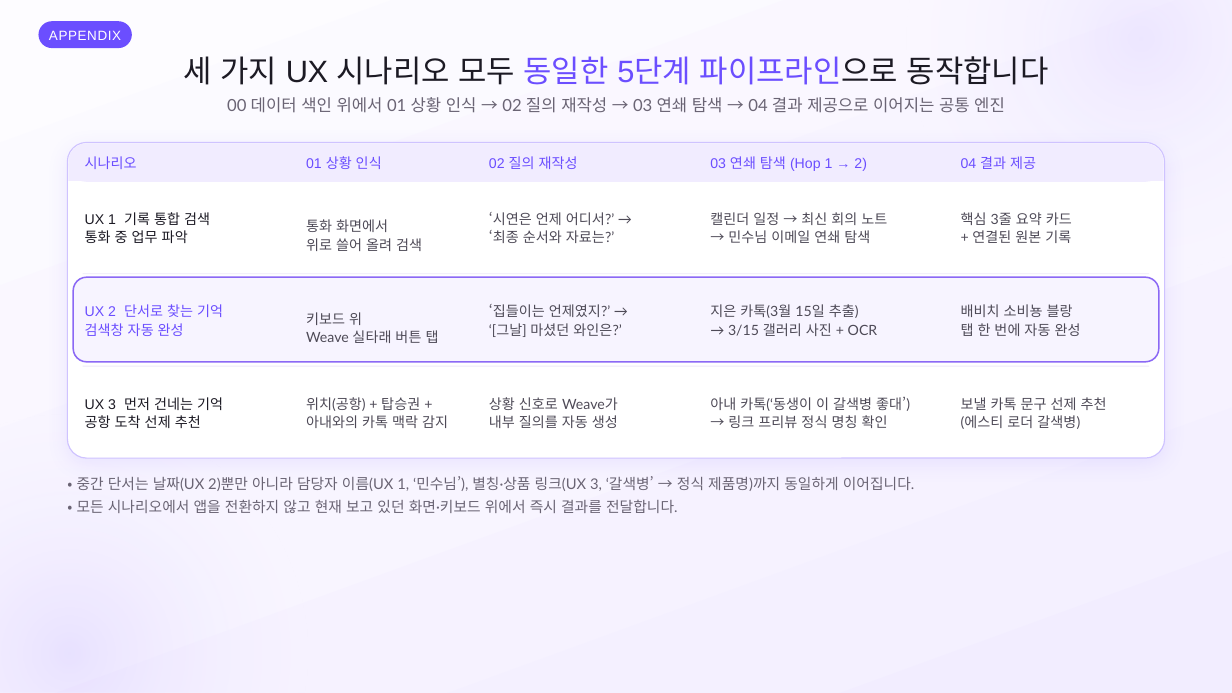
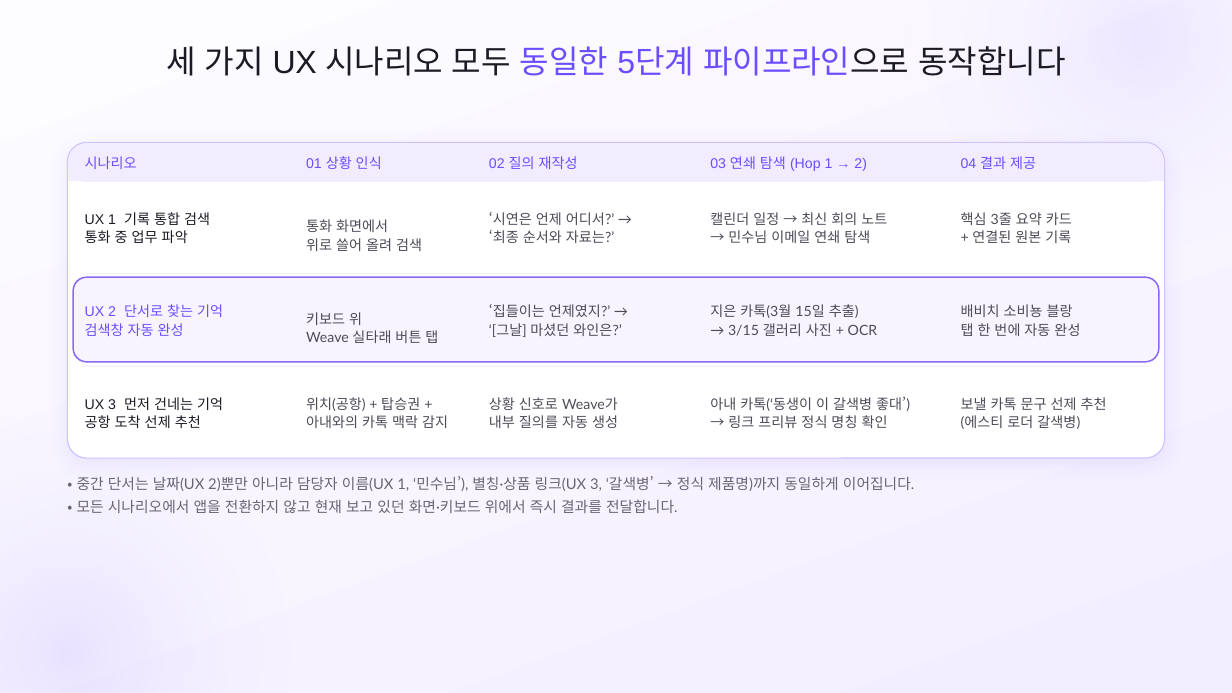
Before and after one commit to SB-Jo/t3, a slide deck: slide 23 of weave/결선준비/09_HowItWorks/HowItWorks_Argon.pptx. Drawn at 1232x693 pixels with LibreOffice and Linux fonts; fonts in the diff are those of the drawing. Boxes give left, top, right and bottom in pixels: in the first picture for what was removed or moved away, otherwise in the second. Text is boxed around its words. In the diff, an @@ line names an element or a change of style, - is before the commit and + after.

```diff
--- a/weave/결선준비/09_HowItWorks/HowItWorks_Argon.pptx
+++ b/weave/결선준비/09_HowItWorks/HowItWorks_Argon.pptx
@@ rounded rectangle removed at [39, 21, 132, 48] @@
-APPENDIX
@@ text "세 가지 UX 시나리오 모두 ...": place and size @@
-text "세 가지 UX 시나리오 모두 ..." at [184, 56, 1049, 85]
+text "세 가지 UX 시나리오 모두 ..." at [166, 46, 1065, 76]
@@ text "세 가지 UX 시나리오 모두 ..." at [166, 46, 1065, 76]: size 24 to 25 pt; line spacing 25.6pt to 26.6pt @@
@@ text removed at [227, 97, 1005, 113] @@
-00 데이터 색인 위에서 01 상황 인식 → 02 질의 재작성 → 03 연쇄 탐색 → 04 결과 제공으로 이어지는 공통 엔진
```
Also in this commit, not shown: 25 other slides changed, 9 other files.
